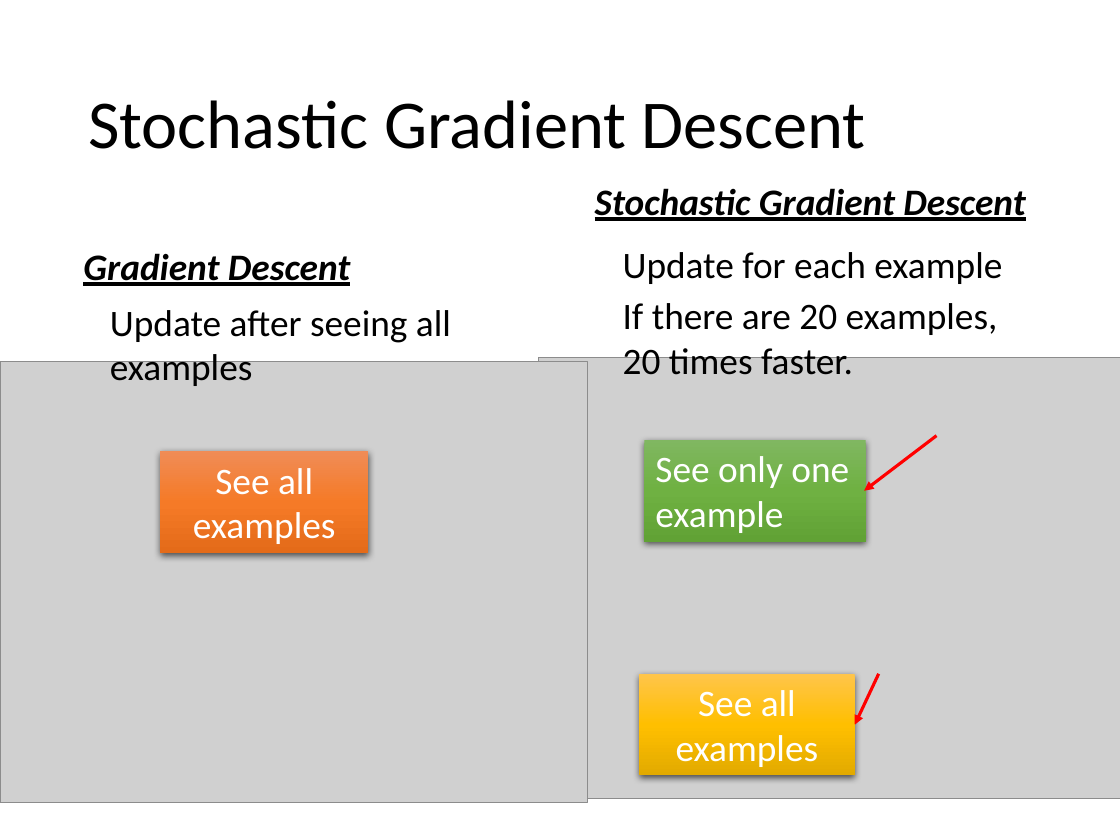
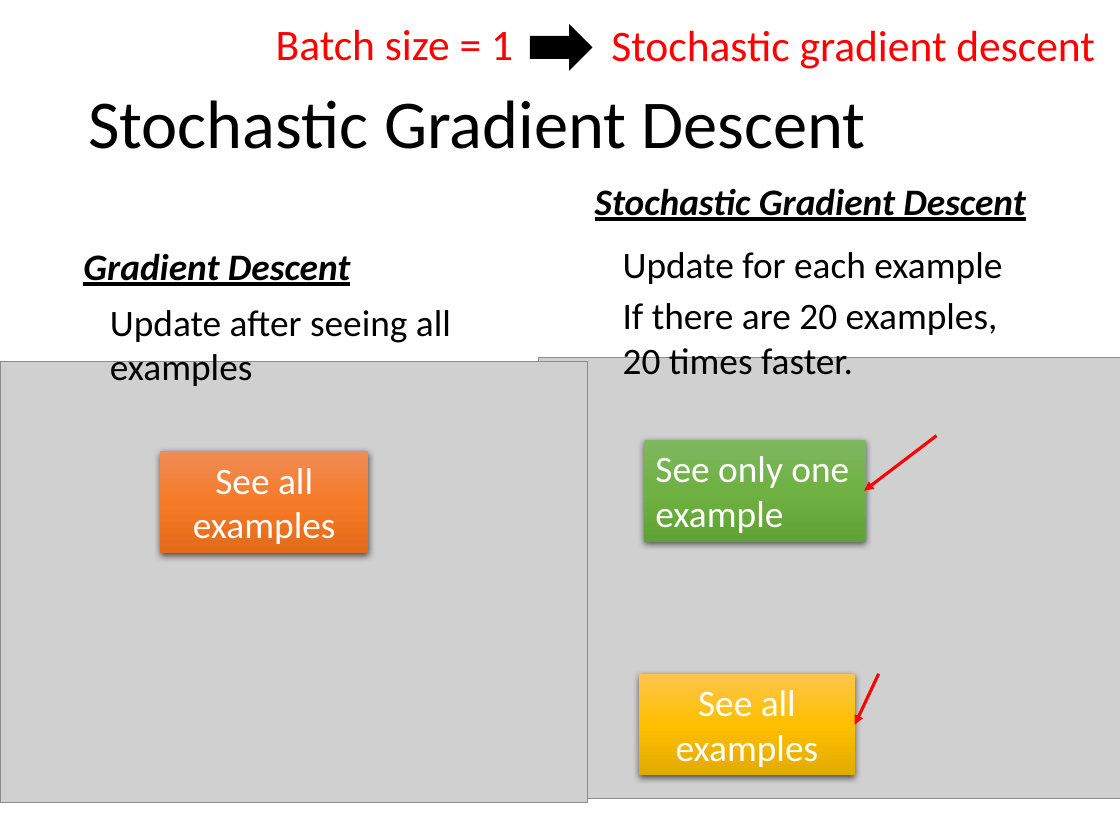
Before and after one commit to allenyllee/AIacademy, a slide deck: slide 21 of 深度學習理論-深層神經網路基礎與卷積神經網路@李宏毅/lecture 4 - gradient descent.pptx (slide 19 before the commit). Drawn at 1120x840 pixels with LibreOffice and Linux fonts; fonts in the diff are those of the drawing; grey boxes stand for pictures. Boxes give left, top, right and bottom in pixels: in the first picture for what was removed or moved away, otherwise in the second. Text is boxed around its words. In the diff, an @@ line names an element or a change of style, - is before the commit and + after.

```diff
--- a/深度學習理論-深層神經網路基礎與卷積神經網路@李宏毅/lecture 4 - gradient descent.pptx
+++ b/深度學習理論-深層神經網路基礎與卷積神經網路@李宏毅/lecture 4 - gradient descent.pptx
@@ text added at bbox=[276, 29, 513, 61], 28 pt, text #FF0000 @@
+Batch size = 1
@@ right arrow added at bbox=[531, 26, 591, 68], fill #000000, outline #000000 1 pt @@
@@ text added at bbox=[611, 30, 1095, 69], 28 pt, text #FF0000 @@
+Stochastic gradient descent
```
Also in this commit, not shown: 4 other slides changed, 1 slide added, 2 slides removed, 3 other files.
